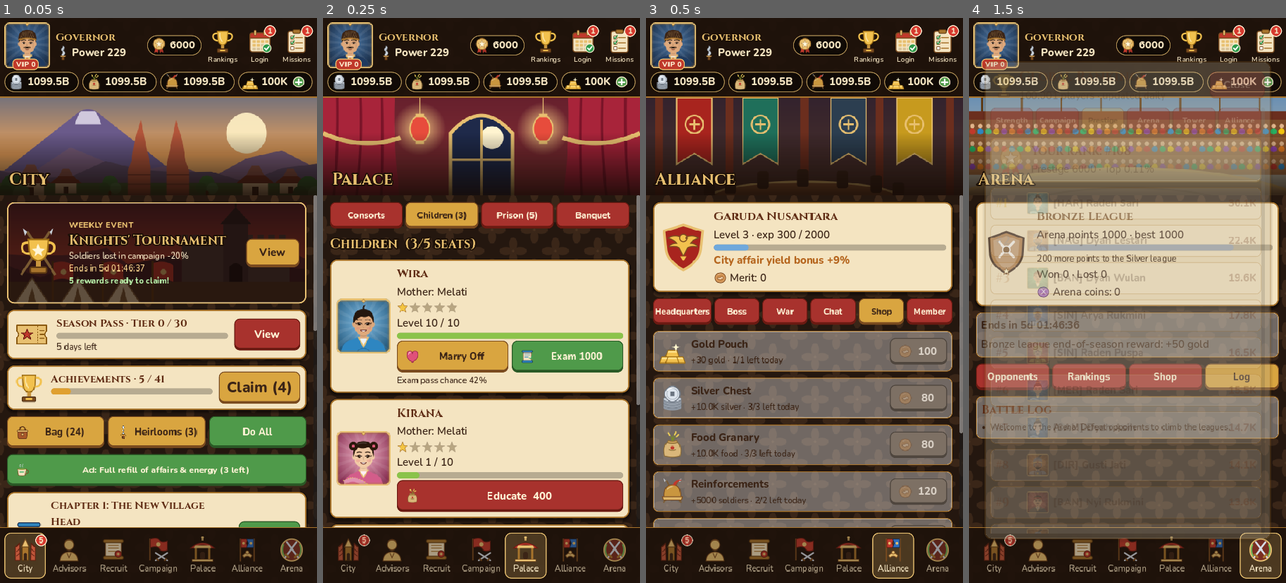
Above: before the commit, frames 1-4 (left to right).
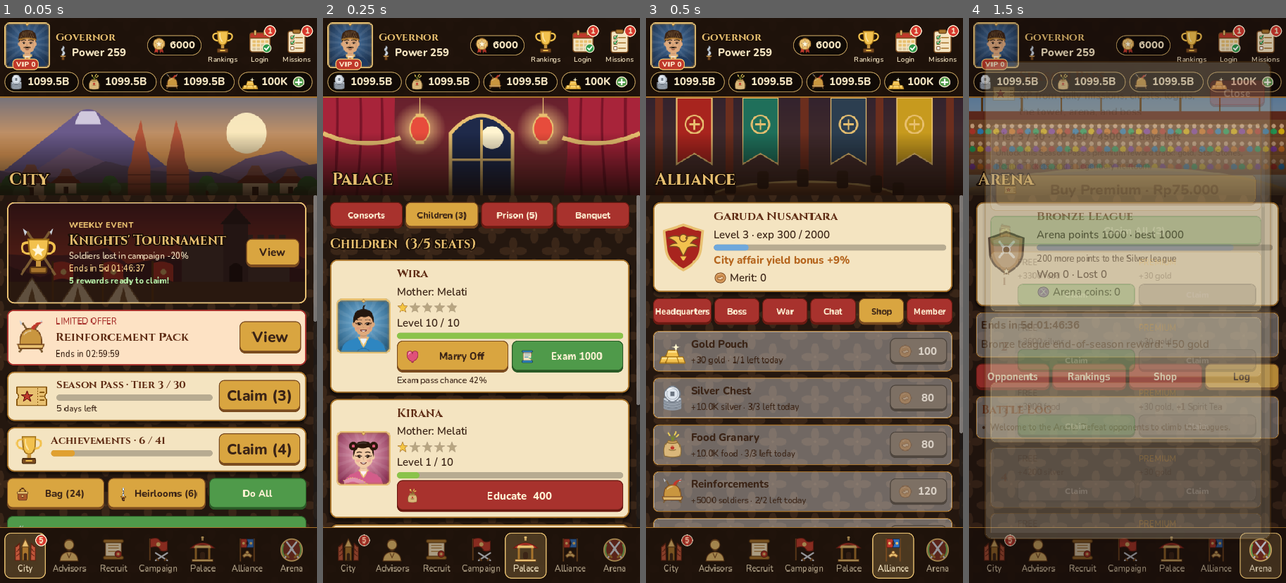
Above: after the commit, the same moments.

Repository: microaltech/tlg
Game: Godot game, scene res://tools/i18n_check.tscn
Same seed, same stepped clock (60 frames per second), same inputs: the game is played once before the commit and once after it. This scene is started directly instead of the project's main scene.
Inputs (mouse positions are in pixels of both pictures, inside the frame that each line leads up to):
- Up to frame 1 (0.05 s): no input
- Up to frame 2 (0.25 s): no input
- Up to frame 3 (0.5 s): no input
- Up to frame 4 (1.5 s): click (997, 46) at 0.52 s; click (1190, 46) at 1.27 s

The runs differ from the first frame. In frame 1, 28% of the frame differs, in the area x 2-100%, y 5-91%; in frame 2, less than 0.1%; in frame 3, less than 0.1%; in frame 4, 28%.

Commit message:
Animasi pertempuran kampanye dan layar perayaan naik jabatan
- Pertempuran kampanye: panel bilah pasukan, 3 benturan dengan angka korban
  (hasil tetap dari model).
- Naik jabatan: sinar berputar, jabatan baru, dan daftar keuntungan.
- Penawaran terbatas menunggu panel lain ditutup sebelum muncul.
- Perbaiki latar gelap panel pop-up yang tidak tergambar (Button flat tidak
  menggambar stylebox; kini memakai ColorRect).
- Pemeriksa terjemahan ikut menjelajah panel baru; judul pencapaian
  bertanda bintang kini diterjemahkan.

Co-Authored-By: Claude Opus 5.5 <noreply@anthropic.com>
Claude-Session: https://claude.ai/code/session_015LtRdrVC8mEHi9d4fpU264

Diff:
--- a/scripts/ui/main.gd
+++ b/scripts/ui/main.gd
@@ -105,6 +105,8 @@
 var _gacha_banner_done := false
 ## Label hitung mundur paket terbatas: [{"label", "expires"}]; diperbarui tiap detik.
 var _offer_timers: Array = []
+## Paket terbatas yang sudah ditampilkan otomatis (kunci: id + waktu berakhir).
+var _offers_seen := {}
 ## Tombol Didik anak yang sedang menunggu jeda; diperbarui tiap detik.
 var _train_waits: Array = []
 
@@ -165,7 +167,6 @@
 		_show({"ok": false, "msg": msg}))
 	Store.prices_updated.connect(_queue_rebuild)
 	Ads.ad_started.connect(_on_ad_started)
-	model.offer_created.connect(func(_o): _show_offers.call_deferred())
 	model.achievement_reached.connect(func(id, tier):
 		for a in Data.ACHIEVEMENTS:
 			if a["id"] == id and _startup_prompted:
@@ -633,6 +634,15 @@
 	var now: float = Game.now()
 	model.sync(now)
 	model.check_achievements()
+	# Paket terbatas baru tampil sekali, setelah panel lain (mis. perayaan naik
+	# jabatan) ditutup.
+	if _startup_prompted and not model.tutorial_active() and get_tree().get_nodes_in_group("modal").is_empty():
+		for o in model.active_offers(now):
+			var key := "%s@%d" % [o["id"], int(o["expires"])]
+			if not _offers_seen.has(key):
+				_offers_seen[key] = true
+				_show_offers()
+				break
 	var honor: Dictionary = model.honor_title()
 	_rank_label.text = tr(honor["name"] if not honor.is_empty() else model.rank_info()["name"]) \
 		+ (" " + model.lord_name if model.lord_name != "" else "")
@@ -784,7 +794,11 @@
 	else:
 		_label(col, "Berikutnya %s · prestise %d/%d" % [nxt["name"], model.prestige, nxt["prestige"]], "CardLabel")
 		_bar(col, model.prestige, nxt["prestige"])
-		var promote := _button(col, "Naik Jabatan", model.promote, model.can_promote(), "", "GoldButton",
+		var promote := _button(col, "Naik Jabatan", func():
+			var r: Dictionary = model.promote()
+			if r["ok"]:
+				_show_promotion.call_deferred()
+			return r, model.can_promote(), "", "GoldButton",
 			false, "promote")
 		promote.add_theme_font_size_override("font_size", 26)
 
@@ -962,21 +976,143 @@
 	var enemy := _vs_enemy
 	var lord_x := lord.position.x
 	var enemy_x := enemy.position.x
+	# Hasil dihitung dulu oleh model; animasi hanya menggambarkannya.
+	var mine_before: int = model.soldiers
+	var enemy_total: int = model.current_stage_info()["enemy_soldiers"]
+	var result: Dictionary = model.fight_stage()
+	var win: bool = result["ok"]
+	var mine_after: int = model.soldiers
+	var enemy_after: int = 0 if win else int(enemy_total * clampf(1.0 - float(mine_before) / maxf(1.0,
+		float(mine_before + (mine_before - mine_after) * 2)), 0.3, 0.8))
+	var panel := _battle_bars(mine_before, enemy_total)
 	var tw := create_tween()
-	tw.tween_property(lord, "position:x", lord_x + 120, 0.18).set_trans(Tween.TRANS_QUAD).set_ease(Tween.EASE_IN)
-	tw.tween_callback(func(): enemy.modulate = Color(3, 3, 3))
-	for i in 6:
-		tw.tween_property(enemy, "position:x", enemy_x + (14 if i % 2 == 0 else -14), 0.04)
-	tw.tween_callback(func(): enemy.modulate = Color.WHITE)
-	tw.tween_property(enemy, "position:x", enemy_x, 0.04)
-	tw.parallel().tween_property(lord, "position:x", lord_x, 0.25)
+	for clash in 3:
+		var k := float(clash + 1) / 3.0
+		tw.tween_property(lord, "position:x", lord_x + 120, 0.16).set_trans(Tween.TRANS_QUAD).set_ease(Tween.EASE_IN)
+		tw.tween_callback(func():
+			Audio.play("attack")
+			enemy.modulate = Color(3, 3, 3)
+			var mine_now := int(lerp(float(mine_before), float(mine_after), k))
+			var enemy_now := int(lerp(float(enemy_total), float(enemy_after), k))
+			_set_battle_bars(panel, mine_now, mine_before, enemy_now, enemy_total)
+			_float("-%s" % _num(int((mine_before - mine_after) / 3.0)), lord, Color("ff9a8a"))
+			_float("-%s" % _num(int((enemy_total - enemy_after) / 3.0)), enemy, Color("fff0b0")))
+		for i in 4:
+			tw.tween_property(enemy, "position:x", enemy_x + (12 if i % 2 == 0 else -12), 0.04)
+		tw.tween_callback(func(): enemy.modulate = Color.WHITE)
+		tw.tween_property(enemy, "position:x", enemy_x, 0.04)
+		tw.parallel().tween_property(lord, "position:x", lord_x, 0.18)
 	tw.tween_callback(func():
 		_battling = false
-		var result: Dictionary = model.fight_stage()
-		_big_result(result["ok"])
-		Audio.play("win" if result["ok"] else "lose", 0.0)
+		_big_result(win)
+		Audio.play("win" if win else "lose", 0.0)
 		_show(result))
+	tw.tween_interval(0.9)
+	tw.tween_property(panel, "modulate:a", 0.0, 0.3)
+	tw.tween_callback(panel.queue_free)
 	return null
+
+
+## Panel bilah pasukan di atas banner kampanye selama pertempuran.
+func _battle_bars(mine: int, enemy: int) -> Control:
+	var panel := PanelContainer.new()
+	panel.theme_type_variation = "Toast"
+	panel.position = Vector2(30, _vs_lord.get_global_rect().end.y + 6)
+	panel.custom_minimum_size = Vector2(size.x - 60, 0)
+	_fx.add_child(panel)
+	var v := VBoxContainer.new()
+	panel.add_child(v)
+	for side in [["Pasukan Anda", Color("6fbf73")], ["Pasukan musuh", Color("d9534f")]]:
+		var l := Label.new()
+		l.add_theme_font_size_override("font_size", 20)
+		l.add_theme_color_override("font_color", Color("fff3d6"))
+		v.add_child(l)
+		var bar := ProgressBar.new()
+		bar.show_percentage = false
+		bar.custom_minimum_size.y = 18
+		var fill := StyleBoxFlat.new()
+		fill.bg_color = side[1]
+		fill.set_corner_radius_all(6)
+		bar.add_theme_stylebox_override("fill", fill)
+		v.add_child(bar)
+		l.set_meta("title", side[0])
+	_set_battle_bars(panel, mine, mine, enemy, enemy)
+	return panel
+
+
+func _set_battle_bars(panel: Control, mine: int, mine_max: int, enemy: int, enemy_max: int) -> void:
+	var v := panel.get_child(0)
+	var values := [[mine, mine_max], [enemy, enemy_max]]
+	for i in 2:
+		var l: Label = v.get_child(i * 2)
+		var bar: ProgressBar = v.get_child(i * 2 + 1)
+		l.text = "%s: %s" % [tr(l.get_meta("title")), _num(values[i][0])]
+		bar.max_value = maxi(1, values[i][1])
+		create_tween().tween_property(bar, "value", float(values[i][0]), 0.2)
+
+
+## Layar perayaan naik jabatan: sinar berputar, nama jabatan, dan keuntungan baru.
+func _show_promotion() -> void:
+	var r: Dictionary = model.rank_info()
+	var prev: Dictionary = Data.RANKS[maxi(0, model.rank - 1)]
+	var overlay := Control.new()
+	overlay.set_anchors_preset(Control.PRESET_FULL_RECT)
+	overlay.add_to_group("modal")
+	add_child(overlay)
+	var shade := ColorRect.new()
+	shade.color = Color(0.05, 0.02, 0.0, 0.92)
+	shade.set_anchors_preset(Control.PRESET_FULL_RECT)
+	overlay.add_child(shade)
+	var dim := Button.new()  # tombol transparen selebar layar: ketuk untuk menutup
+	dim.flat = true
+	dim.set_anchors_preset(Control.PRESET_FULL_RECT)
+	dim.pressed.connect(func():
+		Audio.play("click")
+		overlay.queue_free())
+	overlay.add_child(dim)
+	var rays := _tex(Art.icon("rays"), 620)
+	rays.mouse_filter = Control.MOUSE_FILTER_IGNORE
+	rays.position = Vector2(size.x / 2 - 310, size.y * 0.32 - 310)
+	rays.pivot_offset = Vector2(310, 310)
+	rays.modulate = Color(1, 0.85, 0.4, 0.8)
+	overlay.add_child(rays)
+	var spin := create_tween().set_loops()
+	spin.tween_property(rays, "rotation", TAU, 12.0).from(0.0)
+	overlay.tree_exiting.connect(spin.kill)
+	var crest := _tex(Art.icon("prestige"), 220)
+	crest.mouse_filter = Control.MOUSE_FILTER_IGNORE
+	crest.position = Vector2(size.x / 2 - 110, size.y * 0.32 - 110)
+	overlay.add_child(crest)
+	var v := VBoxContainer.new()
+	v.mouse_filter = Control.MOUSE_FILTER_IGNORE
+	v.position = Vector2(40, size.y * 0.5)
+	v.custom_minimum_size.x = size.x - 80
+	v.add_theme_constant_override("separation", 8)
+	overlay.add_child(v)
+	var head := _label(v, "NAIK JABATAN!", "TitleLabel")
+	head.horizontal_alignment = HORIZONTAL_ALIGNMENT_CENTER
+	var title := _label(v, r["name"], "BigLabel")
+	title.horizontal_alignment = HORIZONTAL_ALIGNMENT_CENTER
+	title.add_theme_color_override("font_color", UI.GOLD)
+	for line in ["Batas level penasihat %d → %d" % [prev["level_cap"], r["level_cap"]],
+			"Kapasitas urusan %d → %d" % [prev["max_charges"], r["max_charges"]],
+			"Pengali hasil urusan x%s → x%s" % [str(prev["mult"]), str(r["mult"])],
+			"Kursi anak %d → %d" % [prev["child_seats"], r["child_seats"]],
+			"+%d emas" % Data.PROMOTE_GOLD]:
+		var l := _label(v, line, "CardLabel")
+		l.horizontal_alignment = HORIZONTAL_ALIGNMENT_CENTER
+		l.add_theme_color_override("font_color", Color("fff3d6"))
+	var hint := _label(v, "Ketuk untuk melanjutkan", "SmallLabel")
+	hint.horizontal_alignment = HORIZONTAL_ALIGNMENT_CENTER
+	hint.add_theme_color_override("font_color", Color("c8b89a"))
+	Audio.play("promote", 0.0)
+	crest.pivot_offset = Vector2(110, 110)
+	crest.scale = Vector2(0.2, 0.2)
+	title.pivot_offset = Vector2(v.custom_minimum_size.x / 2, 40)
+	v.modulate.a = 0.0
+	var tw := create_tween()
+	tw.tween_property(crest, "scale", Vector2.ONE, 0.45).set_trans(Tween.TRANS_BACK).set_ease(Tween.EASE_OUT)
+	tw.tween_property(v, "modulate:a", 1.0, 0.35)
 
 
 func _big_result(win: bool) -> void:
@@ -1067,13 +1203,14 @@
 	overlay.add_to_group("modal")
 	add_child(overlay)
 	move_child(overlay, _toast.get_index())  # toast tetap di atas panel
-	var dim := Button.new()
+	# Tombol flat tidak menggambar stylebox, jadi latar gelap memakai ColorRect.
+	var shade := ColorRect.new()
+	shade.color = Color(0.04, 0.01, 0.03, 0.82)
+	shade.set_anchors_preset(Control.PRESET_FULL_RECT)
+	overlay.add_child(shade)
+	var dim := Button.new()  # ketuk di luar panel untuk menutup
 	dim.flat = true
 	dim.set_anchors_preset(Control.PRESET_FULL_RECT)
-	var dim_style := StyleBoxFlat.new()
-	dim_style.bg_color = Color(0.04, 0.01, 0.03, 0.82)
-	for st in ["normal", "hover", "pressed", "hover_pressed", "focus"]:
-		dim.add_theme_stylebox_override(st, dim_style)
 	dim.pressed.connect(on_close)
 	overlay.add_child(dim)
 
@@ -2536,7 +2673,7 @@
 		var stars := ""
 		for i in targets.size():
 			stars += "★" if i < tier else "☆"
-		_label(col, "%s  %s" % [a["name"], stars], "CardLabel").add_theme_font_override("font", UI.font_bold)
+		_label(col, "%s  %s" % [tr(a["name"]), stars], "CardLabel").add_theme_font_override("font", UI.font_bold)
 		if tier < targets.size():
 			var target: int = targets[tier]
 			_label(col, a["text"] % _num(target), "SmallLabel").add_theme_color_override("font_color", UI.INK)
--- a/tools/i18n_check.gd
+++ b/tools/i18n_check.gd
@@ -121,6 +121,11 @@
 	m.prestige = 6000
 	m.join_alliance(Data.ALLIANCES[0]["id"], now)
 	m.ensure_arena(now)
+	for id in ["keris_besi", "kitab_negara", "mahkota_binokasih"]:
+		m.add_equipment(id)
+	m.equip(m.equipment[0]["uid"], "arya")
+	m.add_pass_xp(Data.PASS_XP_PER_TIER * 3)
+	m._create_offer("offer_rescue", {"soldiers": 1000, "grain": 5000}, now)
 	for id in Data.ITEMS:
 		m.add_item(id, 2)
 	var t := now
@@ -164,7 +169,8 @@
 			main._rebuild()
 			await _snap(p["key"])
 	var panels := ["_show_missions", "_show_login", "_show_event", "_show_store", "_show_vip", "_show_bag",
-		"_show_story", "_show_settings", "_show_privacy", "_show_help"]
+		"_show_story", "_show_settings", "_show_privacy", "_show_help", "_show_equipment", "_show_tower",
+		"_show_pass", "_show_achievements", "_show_offers", "_show_promotion"]
 	for f in panels:
 		print_verbose("[cek] ", f)
 		main.call(f)
Not shown, changed: translations/en.tsv
